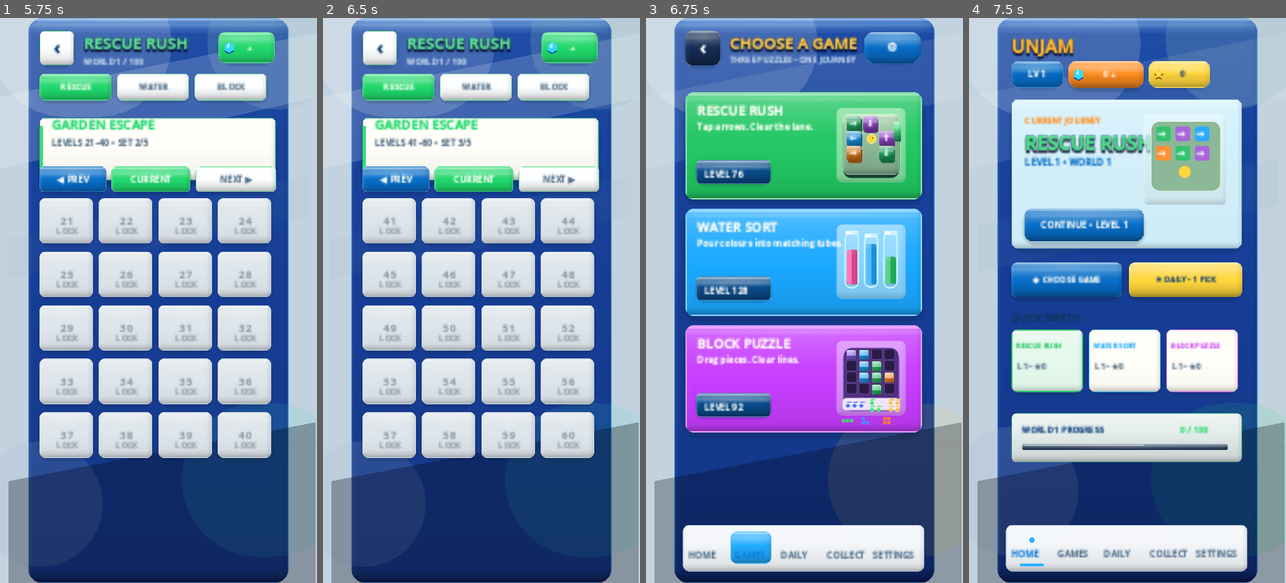
Above: before the commit, frames 1-4 (left to right).
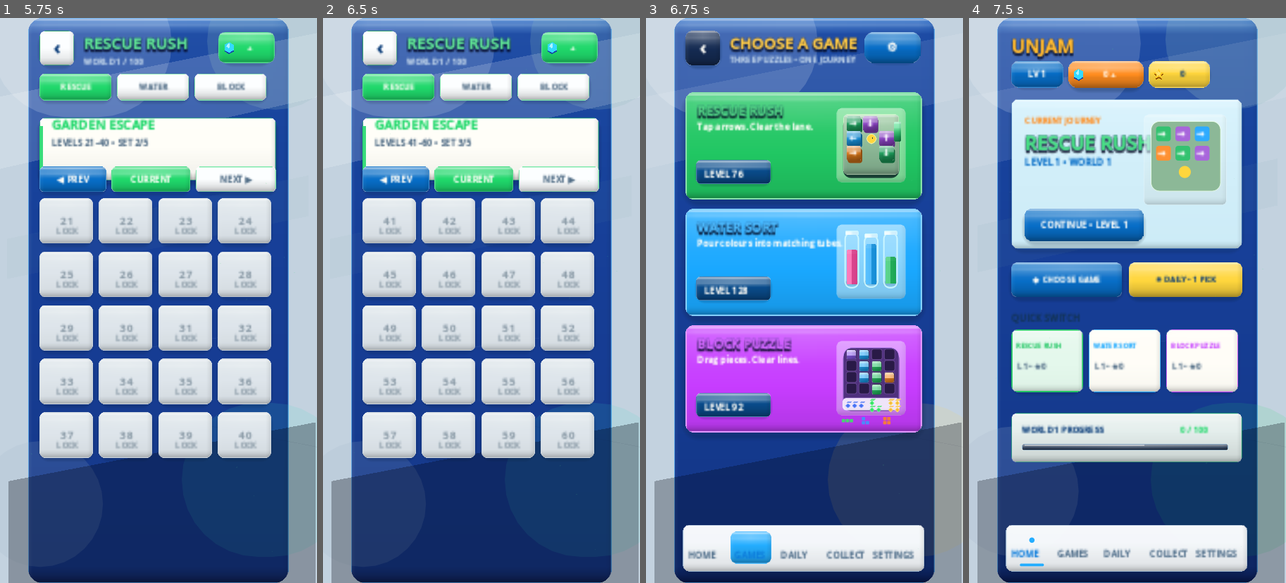
Above: after the commit, the same moments.

Repository: eghosa001/unjam
Game: Godot game, scene res://scenes/Main.tscn
Two runs of this game, one before a commit and one after it. Both use one fixed random seed, a clock stepped at 60 frames per second and the inputs below.
Inputs:
- Up to frame 1 (5.75 s): click "CONTINUE • LEVEL 1" at 0.5 s; click "PLAY NOW" at 1.25 s; click "↻ RESTART" at 2 s; click "↻ RESTART" at 2.75 s; click "↻ RESTART" at 3.5 s; click "←" at 4.25 s; click "NEXT ▶" at 5 s
- Up to frame 2 (6.5 s): click "NEXT ▶" at 5.75 s
- Up to frame 3 (6.75 s): click "‹" at 6.5 s
- Up to frame 4 (7.5 s): click "‹" at 7.25 s

Frames 1-2 are identical in both runs. In frame 3, 1.9% of the frame differs, in the area x 15-46%, y 15-60%; in frame 4, nothing differs.

Commit message:
ui: extrude game titles on selector cards

Diff:
--- a/scripts/ui/premium_live_hub_3d.gd
+++ b/scripts/ui/premium_live_hub_3d.gd
@@ -106,7 +106,8 @@
 	card.mouse_filter = Control.MOUSE_FILTER_IGNORE
 	canvas.add_child(card)
 
-	_add_text(canvas, title, Rect2(34, rect.position.y + 12.6, 170, 23), 19, OFF_WHITE, true)
+	var game_title := _add_text(canvas, title, Rect2(34, rect.position.y + 12.6, 170, 23), 19, OFF_WHITE, true)
+	RefCanvas.style_display_title(game_title, accent.lightened(0.22), Color("#071d55"), 1)
 	_add_text(canvas, subtitle, Rect2(34, rect.position.y + 39.6, 184, 18), 13, OFF_WHITE, false)
 	var level := maxi(1, MultiGameManager.highest_level(game_id))
 	if level <= 1:
